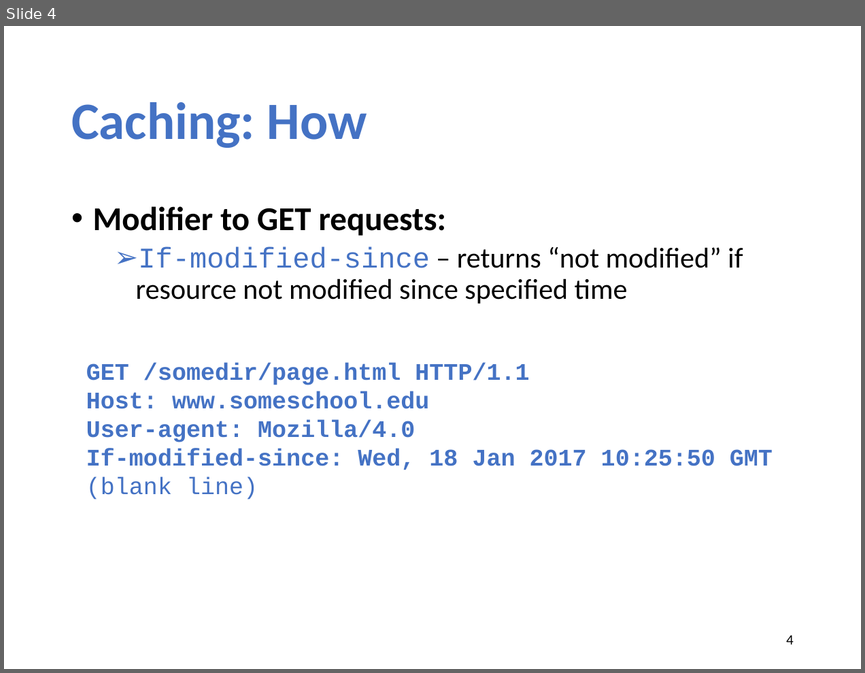
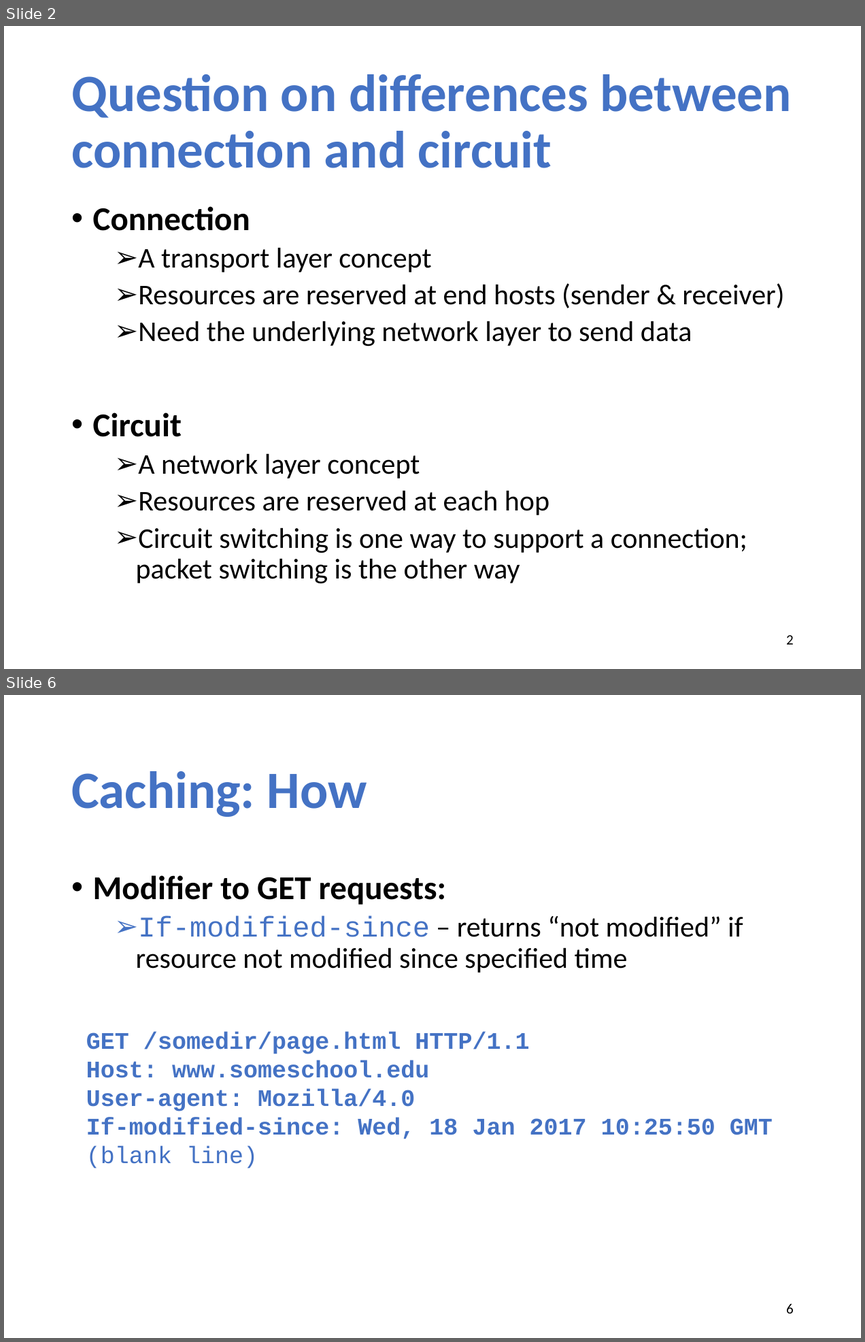
Before and after one commit to xinjin/course-net, a slide deck: slides/lec05_cdn.pptx. Shown one above the other, each under a label of ours: slide 4 before the commit, slides 2 and 6 after it; the slides between them are not shown. The pictures are 865x673 and 865x1342 pixels, drawn with LibreOffice and Linux fonts; fonts in the diff are those of the drawing. Boxes give left, top, right and bottom in pixels: in the first picture for what was removed or moved away, otherwise in the second. Text is boxed around its words. In the diff, an @@ line names an element or a change of style, - is before the commit and + after.

```diff
--- a/slides/lec05_cdn.pptx
+++ b/slides/lec05_cdn.pptx
@@ slide 2 added at (x1=4, y1=26, x2=861, y2=669), background #FFFFFF @@
@@ title added at (x1=71, y1=74, x2=791, y2=168), 44 pt, text #4472C4, bold @@
+Question on differences between connection and circuit
@@ text added at (x1=93, y1=206, x2=784, y2=584), 24 pt, text #000000 @@
+• Connection
+  ➢ A transport layer concept
+  ➢ Resources are reserved at end hosts (sender & receiver)
+  ➢ Need the underlying network layer to send data
+• Circuit
+  ➢ A network layer concept
+  ➢ Resources are reserved at each hop
+  ➢ Circuit switching is one way to support a connection; packet switching is the other way
@@ page number added at (x1=786, y1=635, x2=793, y2=644), 12 pt, text #000000 @@
+2
@@ what was slide 4 is now slide 6 @@
@@ page number at (x1=786, y1=1303, x2=793, y2=1313): text changed @@
-4
+6
```
Also in this commit, not shown: 7 slides changed, 1 other slide added, 3 other files.
